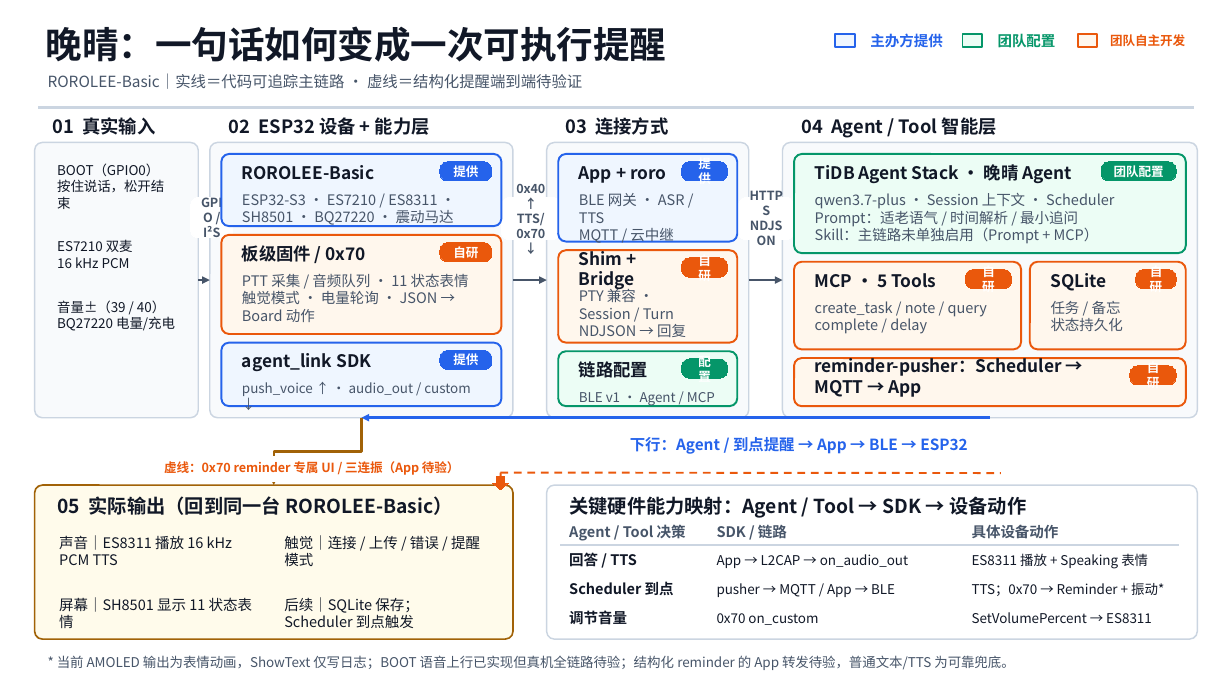
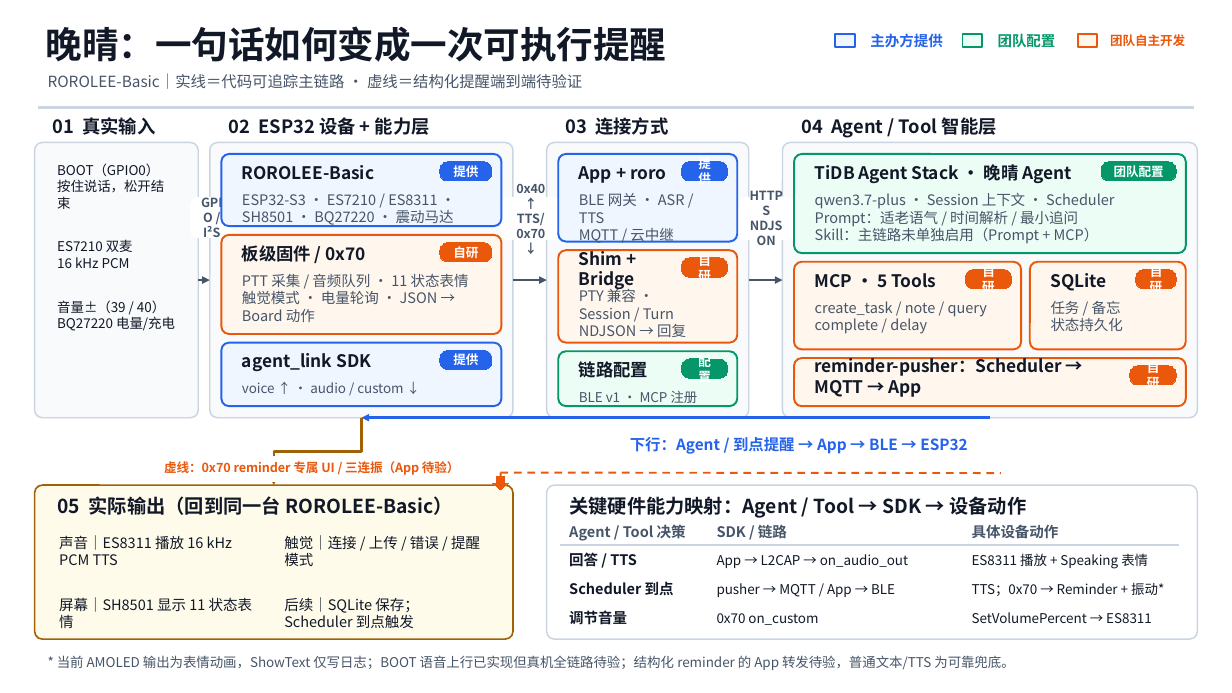
Before and after one commit to chiiiiiiing/wanqing, a slide deck: slide 1 of wanqing/deliverables/architecture_verified.pptx. Drawn at 1232x693 pixels with LibreOffice and Linux fonts; fonts in the diff are those of the drawing. Boxes give left, top, right and bottom in pixels: in the first picture for what was removed or moved away, otherwise in the second. Text is boxed around its words. In the diff, an @@ line names an element or a change of style, - is before the commit and + after.

```diff
--- a/wanqing/deliverables/architecture_verified.pptx
+++ b/wanqing/deliverables/architecture_verified.pptx
@@ text at <box>242,382,403,393</box>: text changed @@
-push_voice ↑ · audio_out / custom ↓
+voice ↑ · audio / custom ↓
@@ text at <box>579,391,698,403</box>: text changed @@
-BLE v1 · Agent / MCP
+BLE v1 · MCP 注册
```
Also in this commit, not shown: 19 other files.
